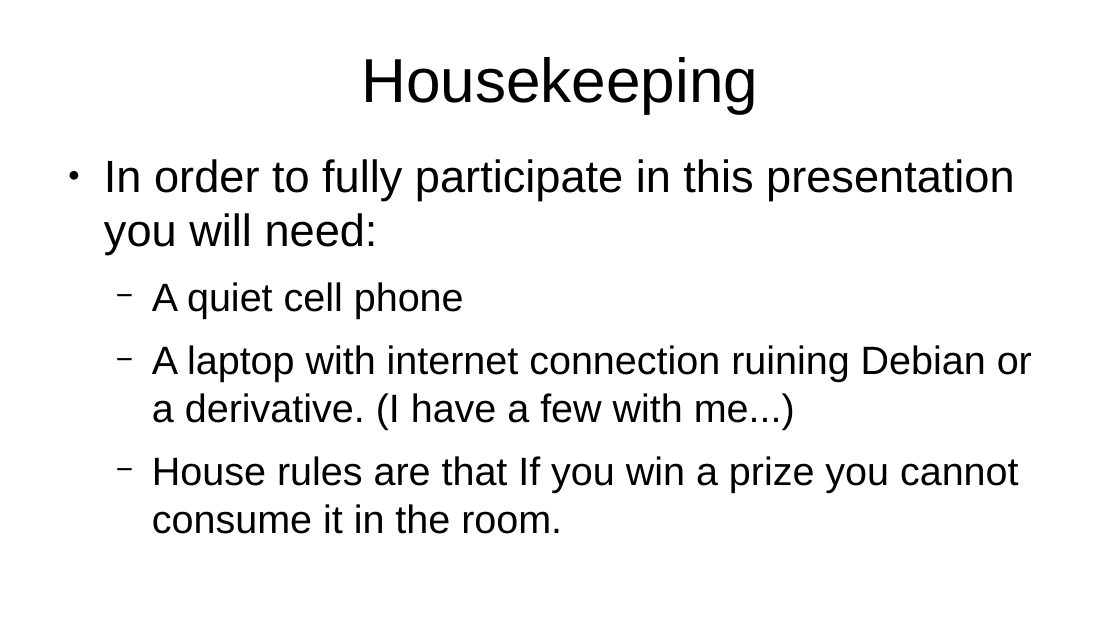
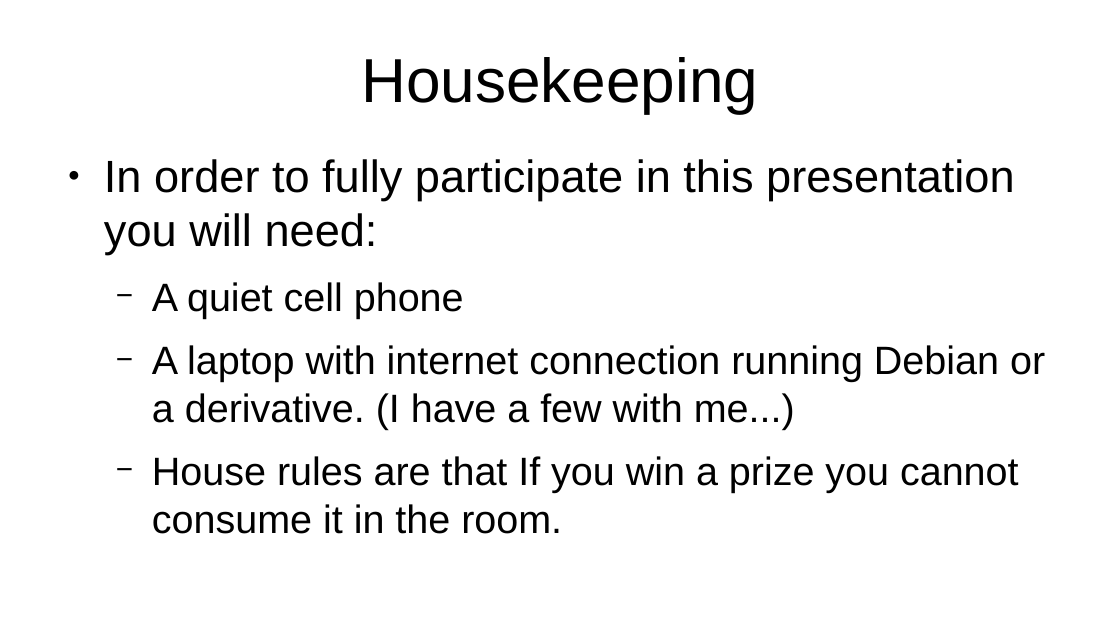
Before and after one commit to flintiii/TenStatementGit, a slide deck: slide 5 of vm_workshop_presentation.odp. Drawn at 1120x630 pixels with LibreOffice and Linux fonts; fonts in the diff are those of the drawing. Boxes give left, top, right and bottom in pixels: in the first picture for what was removed or moved away, otherwise in the second. Text is boxed around its words. In the diff, an @@ line names an element or a change of style, - is before the commit and + after.

```diff
--- a/vm_workshop_presentation.odp
+++ b/vm_workshop_presentation.odp
@@ text at box(152, 345, 1045, 429): text changed @@
-  − A laptop with internet connection ruining Debian or a derivative. (I have a few with me...)
+  − A laptop with internet connection running Debian or a derivative. (I have a few with me...)
```
Also in this commit, not shown: 16 other slides changed, 3 slides added, 2 slides removed.
